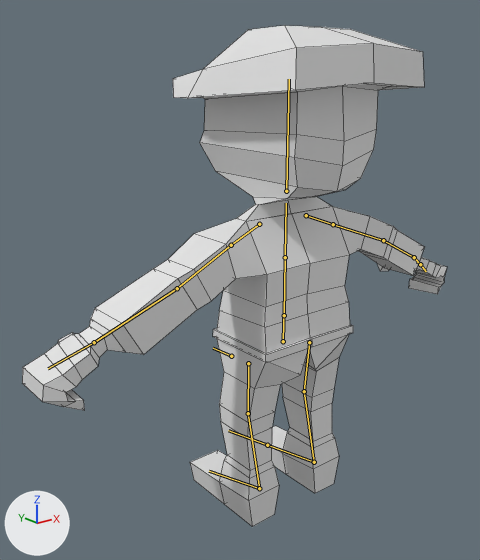
A saved change to the FBX model ManFbx/ManWalk.fbx.
One viewpoint serves both versions: a 50 mm camera at (-14.99, -16.25, 15.52) aimed at (-1.21, 0.97, 8.63). Every picture has the same lights, and +X, +Y and +Z are marked at lower left. The older version comes first. The bones that change, and the others that lie on the model, are drawn over the model as lines. Mesh edges are drawn as thin lines.
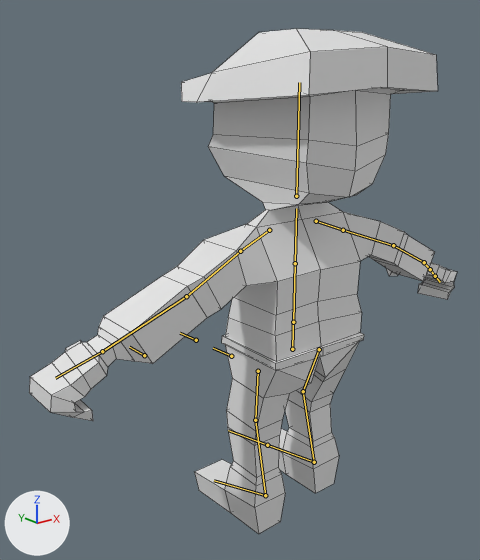
The newer file adds an action. The first version stands in its rest pose; the second is drawn at frame 1 of the action 'Armature|Armature|_TPose'.

The change in detail:
Bone 'Base' (bone_base) moves from (0.0, 0.0, 0.0) to (0.0, -0.11, -0.5).
Bone 'UpperLeg.L' (bone_upperleg_l) turns from (0, 0, 0) to (3, 1, -1) degrees about its own x, y and z.
Bone 'LowerLeg.L' (bone_lowerleg_l) turns from (0, 0, 0) to (-2, 0, 1) degrees about its own x, y and z.
Bone 'Foot.L' (bone_foot_l) turns from (0, 0, 0) to (-4, 0, 0) degrees about its own x, y and z.
Bone 'UpperLeg.R' (bone_upperleg_r) turns from (0, 0, 0) to (15, -1, 1) degrees about its own x, y and z.
Bone 'LowerLeg.R' (bone_lowerleg_r) turns from (0, 0, 0) to (-15, 0, -2) degrees about its own x, y and z.

Boxes [x1, y1, x2, y2] around the edits, measured in the pictures (480 x 560 px):
'Cube', posed: before [22, 25, 447, 527]; after [29, 29, 457, 534]
bone 'Base', root to tip: before (283, 341) to (284, 305); after (292, 349) to (293, 312)
bone 'UpperLeg.L', root to tip: before (248, 363) to (248, 413); after (258, 371) to (255, 420)
bone 'LowerLeg.L', root to tip: before (248, 413) to (259, 488); after (255, 420) to (265, 495)
bone 'Foot.L', root to tip: before (259, 488) to (209, 471); after (265, 495) to (214, 480)
bone 'UpperLeg.R', root to tip: before (309, 342) to (304, 391); after (319, 349) to (303, 391)
bone 'LowerLeg.R', root to tip: before (304, 391) to (314, 462); after (303, 391) to (314, 462)
